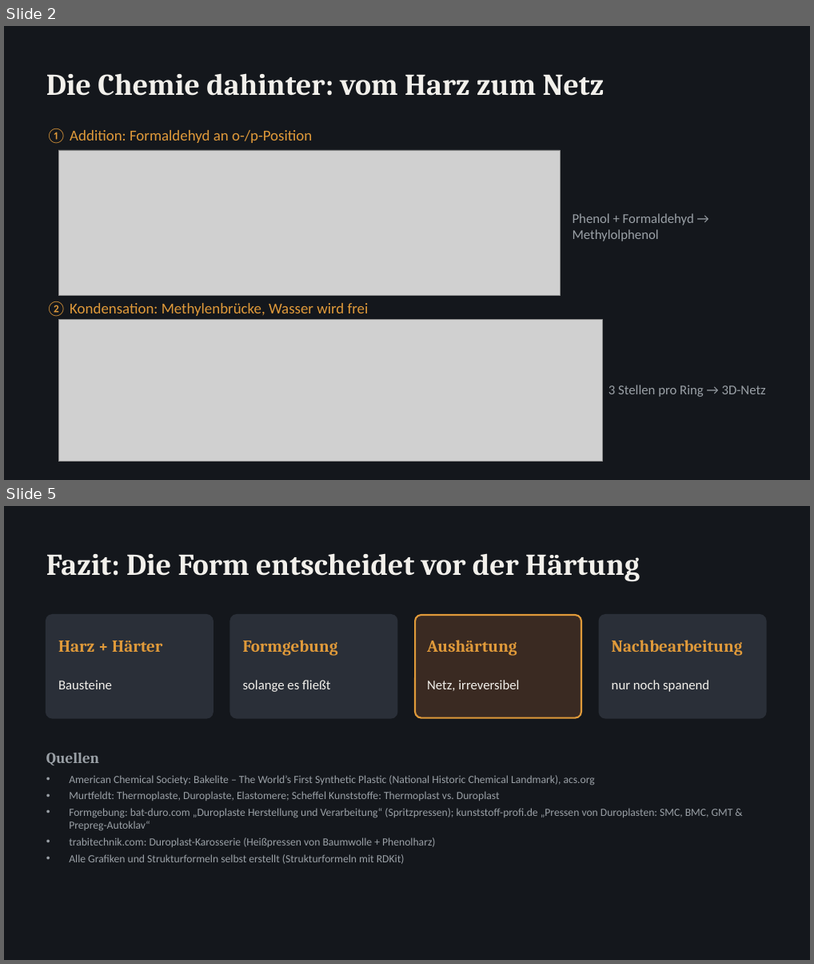
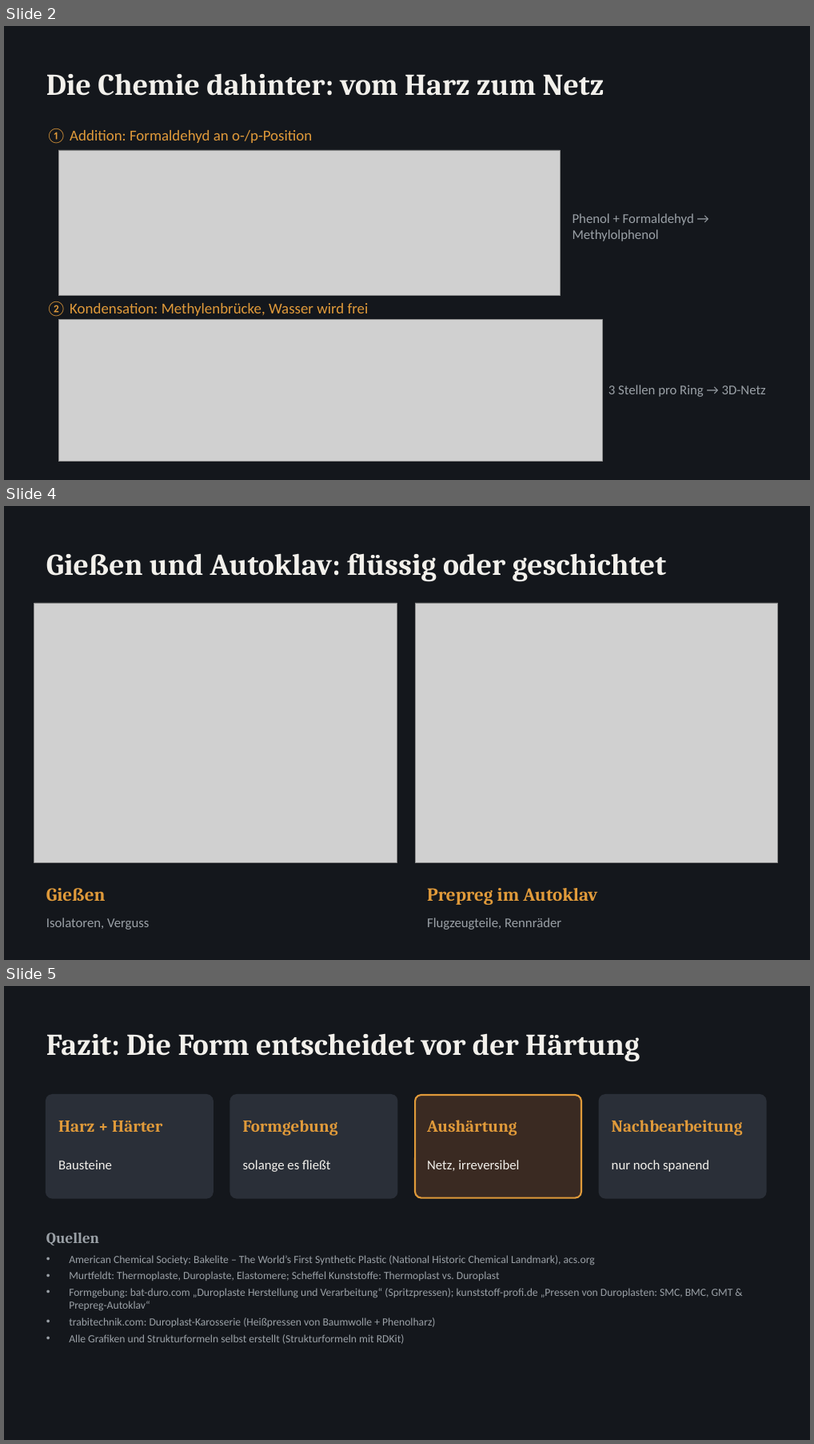
Before and after one commit to tgg-8/Contend-creation-, a slide deck: Duroplaste_Herstellung.pptx. Shown one above the other, each under a label of ours: slides 2 and 5 before the commit, slides 2, 4 and 5 after it; the slides between them are not shown. The pictures are 814x964 and 814x1444 pixels, drawn with LibreOffice and Linux fonts; fonts in the diff are those of the drawing; grey boxes stand for pictures. Boxes give left, top, right and bottom in pixels: in the first picture for what was removed or moved away, otherwise in the second. Text is boxed around its words. In the diff, an @@ line names an element or a change of style, - is before the commit and + after.

```diff
--- a/Duroplaste_Herstellung.pptx
+++ b/Duroplaste_Herstellung.pptx
@@ slide 4 added at (4, 506, 810, 960), background #14171C @@
@@ text added at (46, 553, 666, 582), 36 pt, text #F2F0EB, bold @@
+Gießen und Autoklav: flüssig oder geschichtet
@@ picture added at (34, 603, 398, 862) @@
@@ picture added at (415, 603, 778, 862) @@
@@ text added at (46, 888, 106, 900), 22 pt, text #E09A3A, bold @@
+Gießen
@@ text added at (427, 888, 598, 904), 22 pt, text #E09A3A, bold @@
+Prepreg im Autoklav
@@ text added at (46, 917, 149, 929), 16 pt, text #9AA0A6 @@
+Isolatoren, Verguss
@@ text added at (427, 917, 562, 929), 16 pt, text #9AA0A6 @@
+Flugzeugteile, Rennräder
```
Also in this commit, not shown: 1 other slide added, 2 slides removed.
